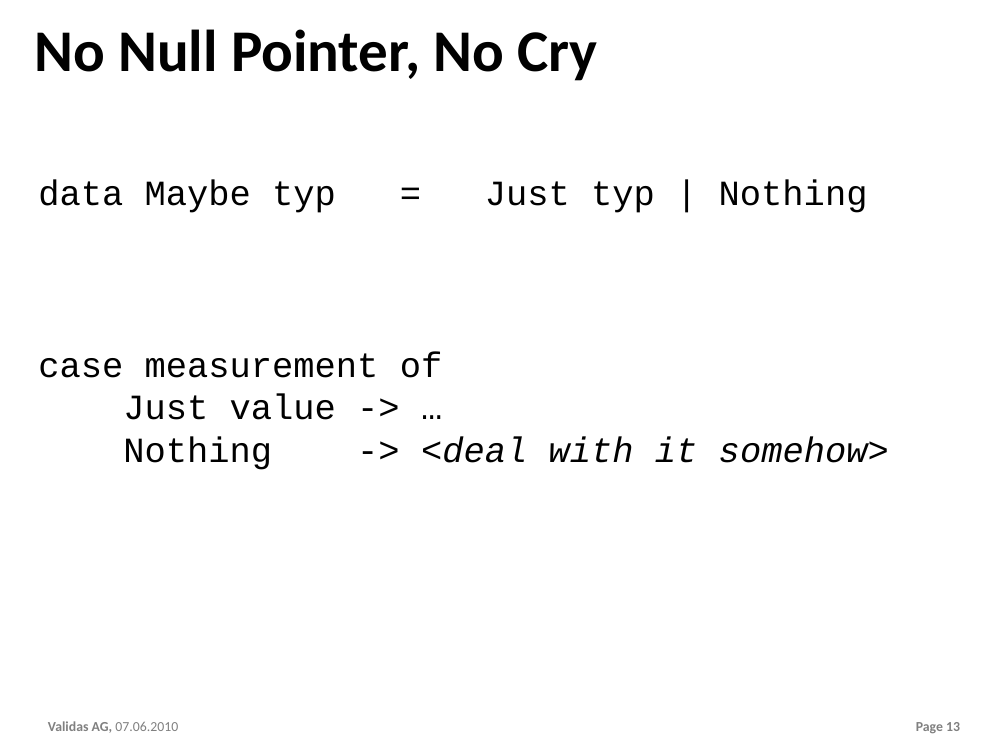
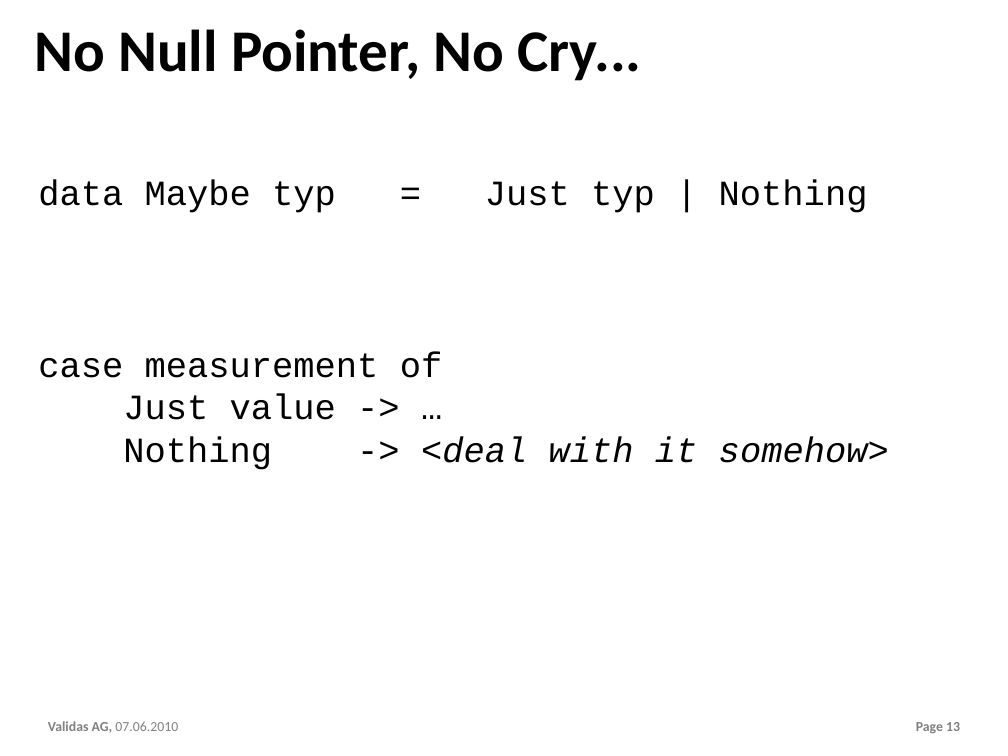
Before and after one commit to theoremprover/chess, a slide deck: slide 13 of ppt/Chess200.pptx. Drawn at 1008x756 pixels with LibreOffice and Linux fonts; fonts in the diff are those of the drawing; background and template pictures are left out. Boxes give left, top, right and bottom in pixels: in the first picture for what was removed or moved away, otherwise in the second. Text is boxed around its words. In the diff, an @@ line names an element or a change of style, - is before the commit and + after.

```diff
--- a/ppt/Chess200.pptx
+++ b/ppt/Chess200.pptx
@@ title at (x1=34, y1=29, x2=642, y2=81): text changed @@
-No Null Pointer, No Cry
+No Null Pointer, No Cry...
```
Also in this commit, not shown: 13 other slides changed, 4 slides added, 3 other files.
